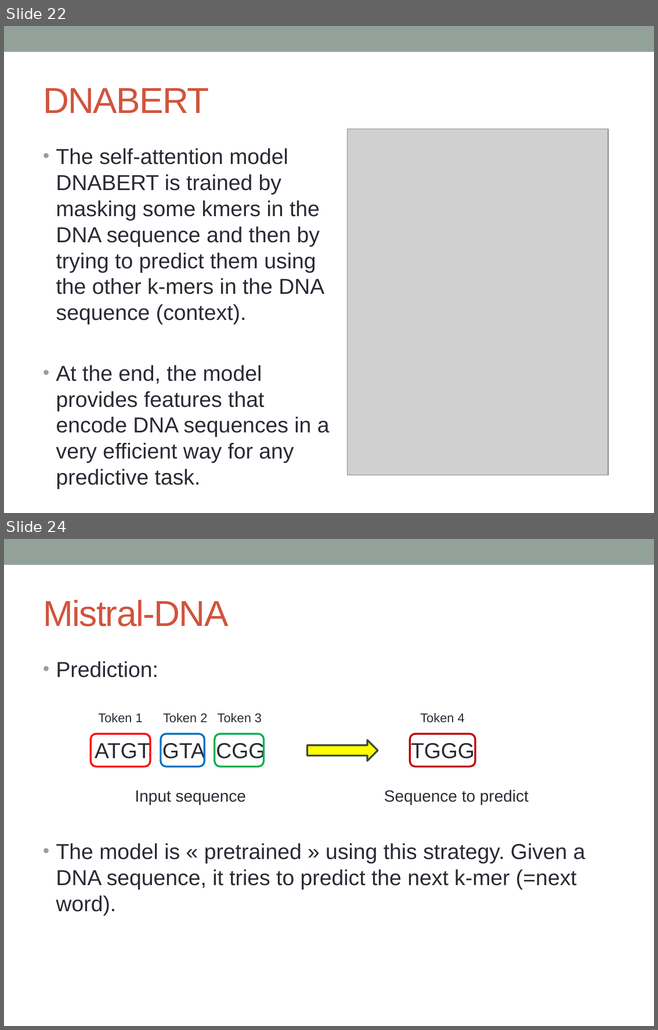
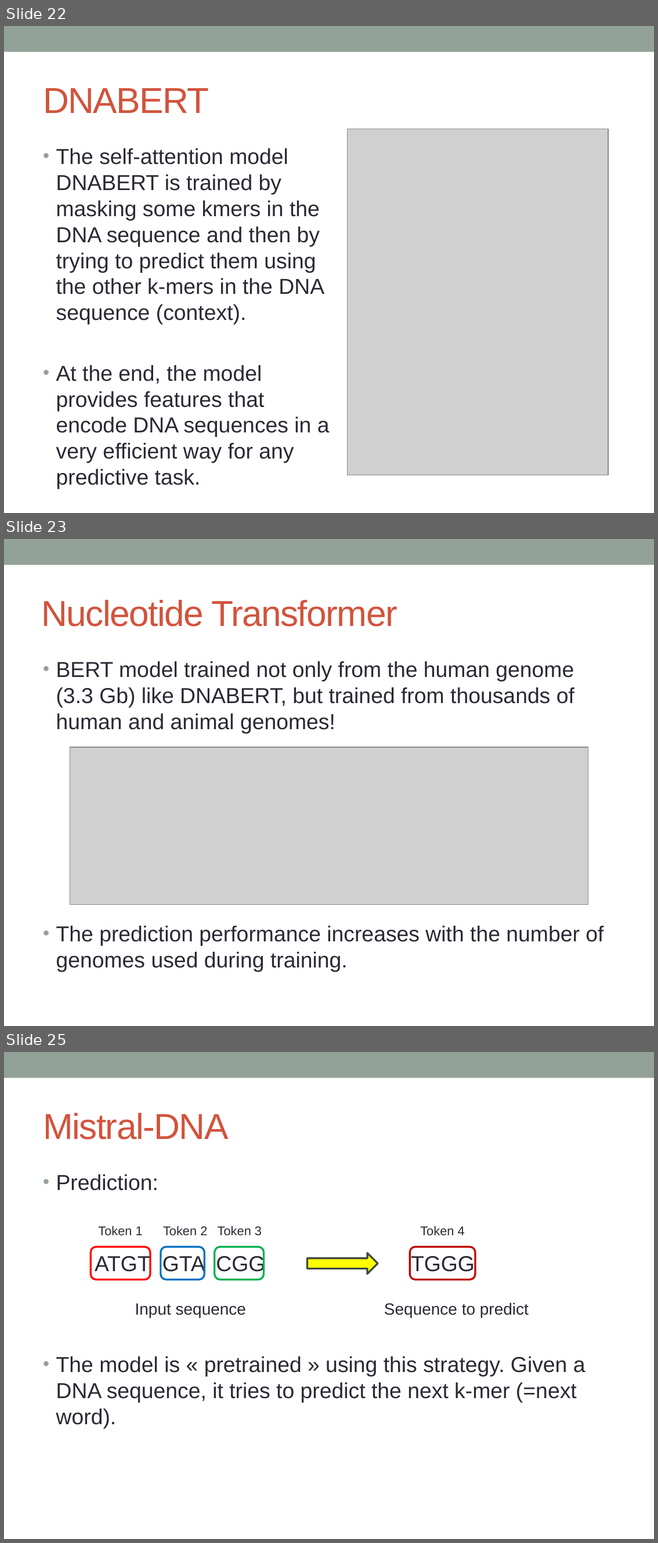
Before and after one commit to raphaelmourad/LLM-for-genomics-training, a slide deck: CM_llm_genomics.pptx. Shown one above the other, each under a label of ours: slides 22 and 24 before the commit, slides 22, 23 and 25 after it; the slides between them are not shown. The pictures are 658x1030 and 658x1543 pixels, drawn with LibreOffice and Linux fonts; fonts in the diff are those of the drawing; grey boxes stand for pictures. Boxes give left, top, right and bottom in pixels: in the first picture for what was removed or moved away, otherwise in the second. Text is boxed around its words. In the diff, an @@ line names an element or a change of style, - is before the commit and + after.

```diff
--- a/CM_llm_genomics.pptx
+++ b/CM_llm_genomics.pptx
@@ slide 23 added at bbox=[4, 539, 654, 1026], background #FFFFFF; not listed: 1 template element that a slide beside it also shows @@
@@ title added at bbox=[41, 600, 397, 627], 40 pt, text #D2533C @@
+Nucleotide Transformer
@@ text added at bbox=[56, 661, 603, 972], 24 pt, text #292934 @@
+• BERT model trained not only from the human genome (3.3 Gb) like DNABERT, but trained from thousands of human and animal genomes!
+• The prediction performance increases with the number of genomes used during training.
@@ picture added at bbox=[70, 748, 588, 905] @@
@@ what was slide 24 is now slide 25 @@
```
Also in this commit, not shown: 8 slides changed, 5 other slides added, 1 other file.
